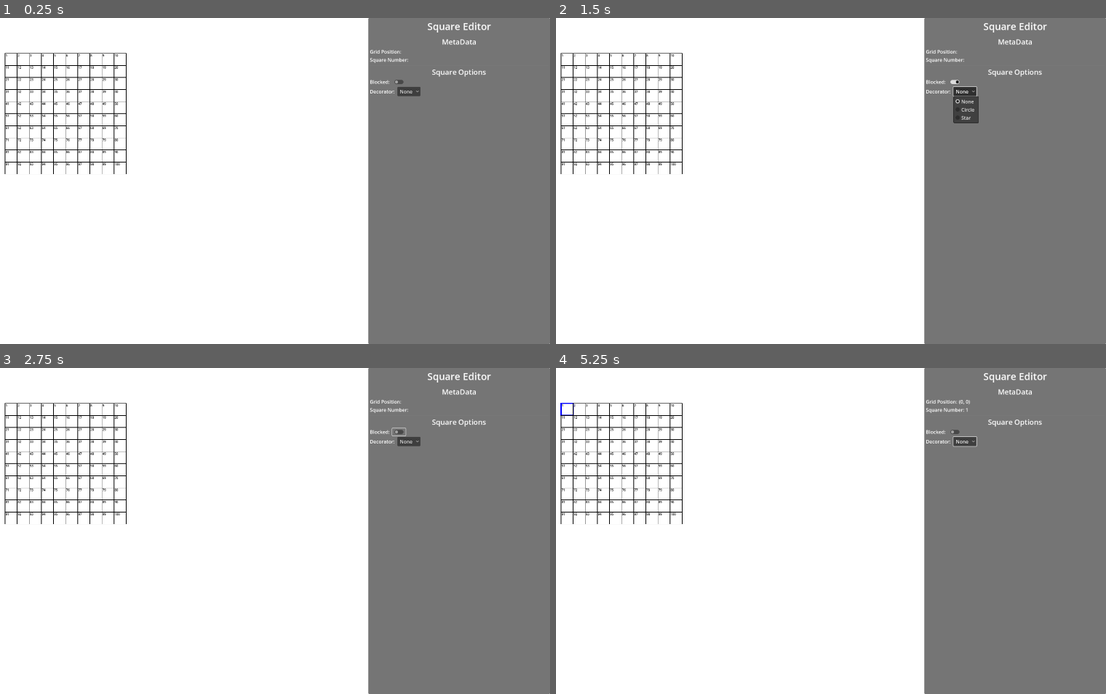
Above: before the commit, frames 1-4 (two rows, left to right).
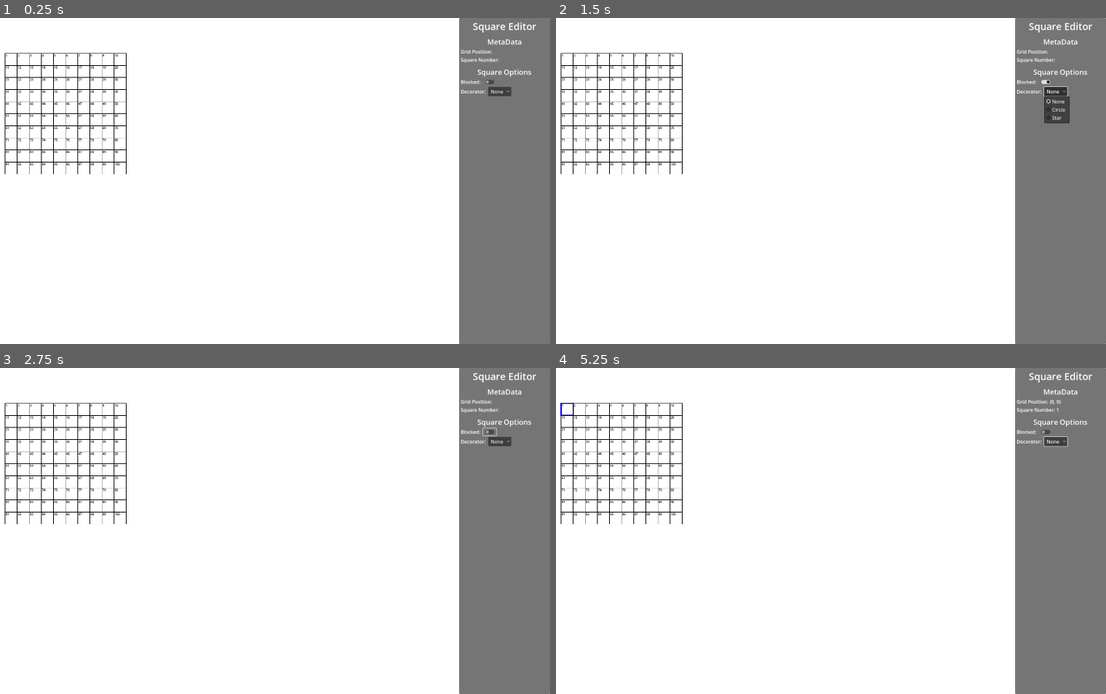
Above: after the commit, the same moments.

Repository: Evelyn-Hill/crosswordmaker
Game: Godot game, scene res://src/core/main/main.tscn
The game is run twice, just before and just after one commit, with the same random seed, the same clock (stepped at 60 frames per second) and the same inputs.
Inputs (mouse positions are in pixels of both pictures, inside the frame that each line leads up to; where the layout moved, square brackets give the same spot in the first picture):
- Up to frame 1 (0.25 s): no input
- Up to frame 2 (1.5 s): click (1045, 83) [957, 83] at 0.5 s; click "None" at 1.25 s
- Up to frame 3 (2.75 s): click (489, 433) [401, 433] at 2 s
- Up to frame 4 (5.25 s): click "None" at 2.75 s; click (1045, 433) [957, 433] at 3.5 s; click "None" at 4.25 s; tap Enter at 5 s; move the mouse to (567, 410) at 5.02 s; click (567, 410) at 5.17 s

The runs differ from the first frame. In frame 1, 17% of the frame differs, in the area x 66-98%, y 0-100%; in frame 2, 17%; in frame 3, 17%; in frame 4, 17%.
Error before the commit: Invalid call. Nonexistent function 'set_filled_state' in base 'Nil'. (res://src/crossword/CrosswordEditorPanel/CrosswordEditorPanel.gd:18)

Commit message:
Feat: added circle decorator to squares

Diff:
--- a/project.godot
+++ b/project.godot
@@ -12,7 +12,7 @@
 
 config/name="CrosswordMaker"
 run/main_scene="uid://bsdr4h8p067ns"
-config/features=PackedStringArray("4.4", "GL Compatibility")
+config/features=PackedStringArray("4.5", "GL Compatibility")
 config/icon="res://icon.svg"
 
 [autoload]
--- a/src/core/main/main.tscn
+++ b/src/core/main/main.tscn
@@ -20,10 +20,12 @@
 grow_vertical = 2
 
 [node name="CrosswordGrid" parent="." instance=ExtResource("1_6t2ow")]
+layout_mode = 0
 offset_left = 120.0
 offset_top = 117.0
 offset_right = 120.0
 offset_bottom = 117.0
 
 [node name="CrosswordEditorPanel" parent="." instance=ExtResource("2_eijcj")]
+custom_minimum_size = Vector2(300, 1080)
 layout_mode = 1
--- a/src/crossword/CrosswordEditorPanel/CrosswordEditorPanel.gd
+++ b/src/crossword/CrosswordEditorPanel/CrosswordEditorPanel.gd
@@ -6,6 +6,7 @@
 	SignalBus.square_clicked.connect(_handle_square_clicked)
 
 	%BlockedToggleButton.toggled.connect(_handle_blocked_toggled)
+	%DecoratorOption.item_selected.connect(_handle_decorator_set)
 	pass # Replace with function body.
 
 func _handle_square_clicked(square: CrosswordSquare) -> void:
@@ -14,5 +15,16 @@
 	%SquareNumberValue.text = str(square.square_number)
 	%BlockedToggleButton.button_pressed = square.filled
 
+	%DecoratorOption.selected = current_square.decorator
+
+
+
 func _handle_blocked_toggled(state: bool) -> void:
-	current_square.set_filled_state(state)
+	if current_square: current_square.set_filled_state(state)
+
+func _handle_decorator_set(index: int) -> void:
+	if !current_square: return
+
+	if index == 0: current_square.set_decorator(CrosswordSquare.Decorators.NONE)
+
+	if index == 1: current_square.set_decorator(CrosswordSquare.Decorators.CIRCLE)
--- a/src/crossword/CrosswordEditorPanel/CrosswordEditorPanel.tscn
+++ b/src/crossword/CrosswordEditorPanel/CrosswordEditorPanel.tscn
@@ -95,7 +95,8 @@
 layout_mode = 2
 text = "Decorator: "
 
-[node name="OptionButton" type="OptionButton" parent="PanelContainer/MarginContainer/VBoxContainer/Decorator"]
+[node name="DecoratorOption" type="OptionButton" parent="PanelContainer/MarginContainer/VBoxContainer/Decorator"]
+unique_name_in_owner = true
 layout_mode = 2
 selected = 0
 item_count = 3
--- a/src/crossword/CrosswordSquare/CrosswordSquare.gd
+++ b/src/crossword/CrosswordSquare/CrosswordSquare.gd
@@ -6,12 +6,17 @@
 var _rect_color: Color = Color.BLACK
 var _crossword_grid: CrosswordGrid
 
+enum Decorators {
+	NONE,
+	CIRCLE,
+}
+
 # Public
 var filled: bool = false
 var square_number: int = -1
 var grid_position: Vector2i
-
 var is_clicked: bool = false
+var decorator: Decorators = Decorators.NONE
 
 func _ready() -> void:
 	%SquareNumber.text = str(square_number)
@@ -20,7 +25,17 @@
 
 func _draw() -> void:
 	var rect: Rect2 = Rect2(Vector2.ZERO, self.size)
-	draw_rect(rect, _rect_color, filled, _square_width)
+
+	# the width argument has no effect if the rect is filled.
+	if filled:
+		draw_rect(rect, _rect_color, filled)
+	else:
+		draw_rect(rect, _rect_color, filled, _square_width)
+
+	if decorator == Decorators.CIRCLE:
+		draw_circle(self.size * 0.5, 20.0, Color.BLACK, false)
+
+
 
 func _on_gui_input(event):
 	if event is InputEventMouseButton and event.button_index == MOUSE_BUTTON_LEFT and event.pressed:
@@ -50,3 +65,7 @@
 		sym_square.set_filled_state(filled_state)
 
 	queue_redraw()
+
+func set_decorator(d: Decorators) -> void:
+	decorator = d
+	queue_redraw()
Not shown, changed: icon.svg.import
